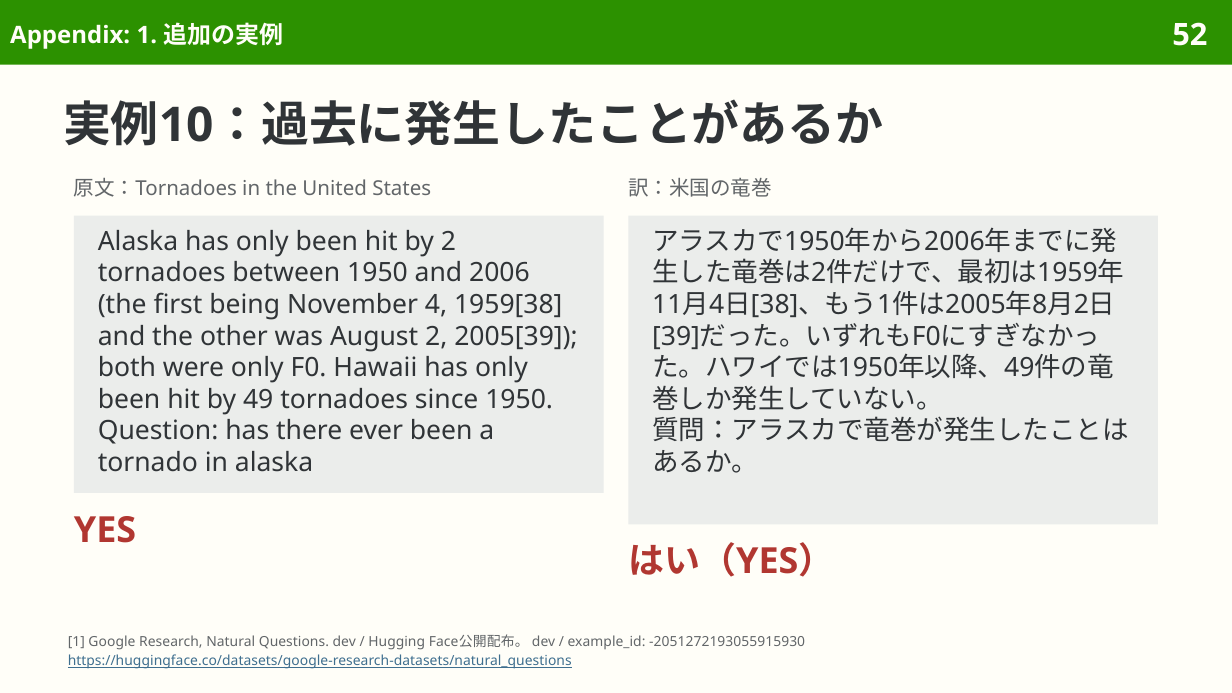
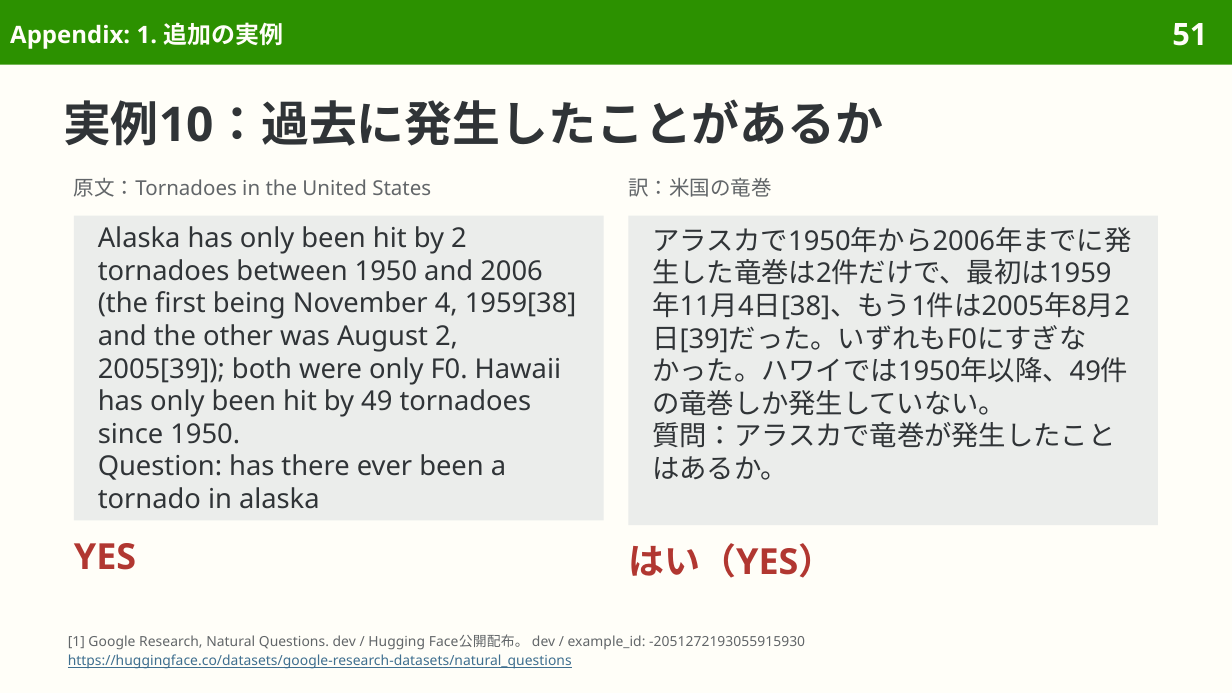
Before and after one commit to sasakiy84/datasets-in-10-minutes, a slide deck: slide 51 of slides/datasets-in-10-minutes-naturalquestions.pptx (slide 52 before the commit). Drawn at 1232x693 pixels with LibreOffice and Linux fonts; fonts in the diff are those of the drawing. Boxes give left, top, right and bottom in pixels: in the first picture for what was removed or moved away, otherwise in the second. Text is boxed around its words. In the diff, an @@ line names an element or a change of style, - is before the commit and + after.

Commit message:
Correct Natural Questions output limit and refine bilingual layout

```diff
--- a/slides/datasets-in-10-minutes-naturalquestions.pptx
+++ b/slides/datasets-in-10-minutes-naturalquestions.pptx
@@ page number at (1172,23,1207,46): text changed @@
-52
+51
@@ rectangle "Alaska has only been hit ..." at (74,216,604,520): size 15.5 to 16 pt; line spacing 18.4pt to 19pt @@
@@ rectangle "Alaska has only been hit ...": place and size @@
-rectangle "Alaska has only been hit ..." at (74,216,604,493)
+rectangle "Alaska has only been hit ..." at (74,216,604,520)
@@ rectangle "アラスカで1950年から2006年までに発生した竜巻は2件だけで、最初は1959年11月4日[38]、もう1件は2005 ..." at (628,216,1158,525): size 15.5 to 16 pt; line spacing 18.4pt to 19pt @@
@@ text "YES": place and size @@
-text "YES" at (74,516,136,543)
+text "YES" at (74,543,136,570)
```
Also in this commit, not shown: 22 other slides changed, 1 slide removed, 21 other files.
